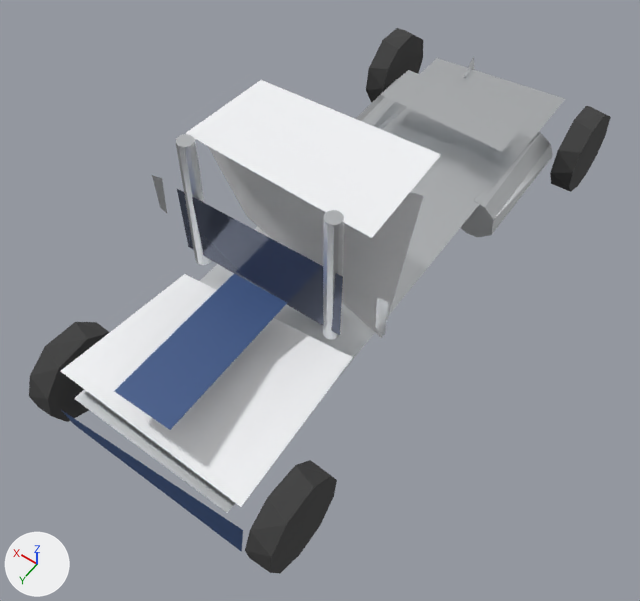
The glTF model models/tractor_lod1.glb: old version first, new version second.
Both versions are drawn from a 50 mm lens placed at (-3.85, 9.36, 8.74), pointed at (-0.23, 4.29, 0.77). The axes (+X, +Y, +Z) are drawn at lower left. The lights are the same throughout. The picture after the commit comes second. Where no turn or scale is listed for an object, it has been applied to the vertices. Vertices at exactly the same position are counted once.

The older version as bpy lines, for what is in view:
```python
me_cylinder = bpy.data.meshes.new('Cylinder')
me_cylinder.from_pydata(...)  # 20 vertices, 36 faces; spans x -1.623..-1.328, y 5.945..7.055, z -0.001..1.095
me_cylinder.materials.append(mat_tirerubber)  # dark grey #3f3f3f
me_cylinder_001 = bpy.data.meshes.new('Cylinder.001')
me_cylinder_001.from_pydata(...)  # 20 vertices, 36 faces; spans x 1.328..1.623, y 5.945..7.055, z -0.001..1.095
me_cylinder_001.materials.append(mat_tirerubber)  # dark grey #3f3f3f
me_cylinder_002 = bpy.data.meshes.new('Cylinder.002')
me_cylinder_002.from_pydata(...)  # 20 vertices, 36 faces; spans x -1.618..-1.332, y -0.577..0.561, z -0.012..1.113
me_cylinder_002.materials.append(mat_tirerubber)  # dark grey #3f3f3f
me_cylinder_003 = bpy.data.meshes.new('Cylinder.003')
me_cylinder_003.from_pydata(...)  # 20 vertices, 36 faces; spans x 1.332..1.618, y -0.577..0.561, z -0.012..1.113
me_cylinder_003.materials.append(mat_tirerubber)  # dark grey #3f3f3f
me_cylinder_005 = bpy.data.meshes.new('Cylinder.005')
me_cylinder_005.from_pydata(...)  # 20 vertices, 36 faces; spans x 0.65..1.26, y 0.4..2.0, z 0.3..0.9
me_cylinder_005.materials.append(mat_barealuminum)  # light grey #dddfe2
ob_fueltankr = bpy.data.objects.new('FuelTankR', me_cylinder_005)
ob_fueltankr.location = (0.0, 0.0, 0.0)
ob_wheeldrivel = bpy.data.objects.new('WheelDriveL', me_cylinder_002)
ob_wheeldrivel.location = (0.0, 0.0, 0.0)
ob_wheeldriver = bpy.data.objects.new('WheelDriveR', me_cylinder_003)
ob_wheeldriver.location = (0.0, 0.0, 0.0)
ob_wheelsteerl = bpy.data.objects.new('WheelSteerL', me_cylinder)
ob_wheelsteerl.location = (0.0, 0.0, 0.0)
ob_wheelsteerr = bpy.data.objects.new('WheelSteerR', me_cylinder_001)
ob_wheelsteerr.location = (0.0, 0.0, 0.0)
# also in view: 'Hood' at (0.0, 5.93, 1.12); 'Sleeper' at (0.0, 4.1, 2.83); 'HoodStripe' at (0.0, 5.93, 1.59); 'StackL' at (-0.85, 4.95, 2.25); 'Chassis' at (0.0, 3.28, 0.85)
```
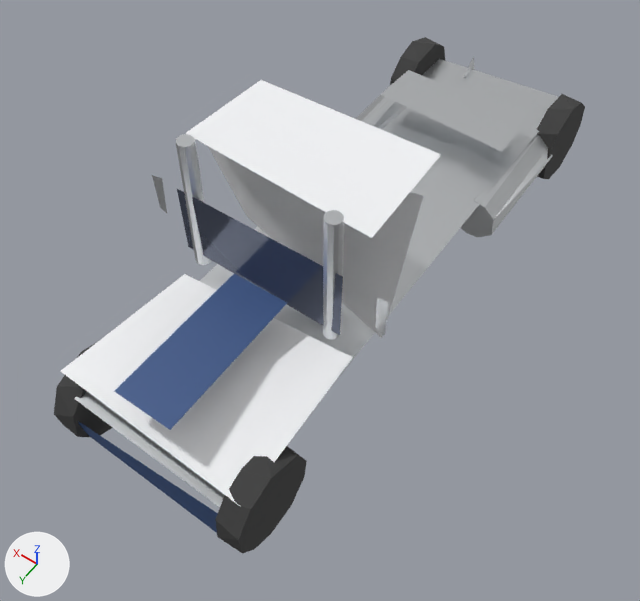
Edits to the bpy script that builds the scene:
```text
Change me_cylinder_002:
    used by ob_wheeldrivel; location = (0.0, 0.0, 0.0)
    remove me_cylinder_002.from_pydata(...)  # 20 vertices, 36 faces; spans x -1.618..-1.332, y -0.577..0.561, z -0.012..1.113
    add me_cylinder_002.from_pydata(...)  # 20 vertices, 36 faces; spans x -0.143..0.143, y -0.572..0.575, z -0.561..0.572
    me_cylinder_002 part 1: 20 vertices removed from x -1.618..-1.332, y -0.577..0.561, z -0.012..1.113
    me_cylinder_002 part 2: 20 vertices added at x -0.143..0.143, y -0.572..0.575, z -0.561..0.572
Change me_cylinder_003:
    used by ob_wheeldriver; location = (0.0, 0.0, 0.0)
    remove me_cylinder_003.from_pydata(...)  # 20 vertices, 36 faces; spans x 1.332..1.618, y -0.577..0.561, z -0.012..1.113
    add me_cylinder_003.from_pydata(...)  # 20 vertices, 36 faces; spans x -0.143..0.143, y -0.575..0.572, z -0.561..0.572
    me_cylinder_003 part 3: 20 vertices removed from x 1.332..1.618, y -0.577..0.561, z -0.012..1.113
    me_cylinder_003 part 4: 20 vertices added at x -0.143..0.143, y -0.575..0.572, z -0.561..0.572
Change me_cylinder:
    used by ob_wheelsteerl; location = (0.0, 0.0, 0.0)
    remove me_cylinder.from_pydata(...)  # 20 vertices, 36 faces; spans x -1.623..-1.328, y 5.945..7.055, z -0.001..1.095
    add me_cylinder.from_pydata(...)  # 20 vertices, 36 faces; spans x -0.148..0.148, y -0.555..0.541, z -0.552..0.563
    me_cylinder part 5: 20 vertices removed from x -1.623..-1.328, y 5.945..7.055, z -0.001..1.095
    me_cylinder part 6: 20 vertices added at x -0.148..0.148, y -0.555..0.541, z -0.552..0.563
Change me_cylinder_001:
    used by ob_wheelsteerr; location = (0.0, 0.0, 0.0)
    remove me_cylinder_001.from_pydata(...)  # 20 vertices, 36 faces; spans x 1.328..1.623, y 5.945..7.055, z -0.001..1.095
    add me_cylinder_001.from_pydata(...)  # 20 vertices, 36 faces; spans x -0.148..0.148, y -0.551..0.555, z -0.552..0.563
    me_cylinder_001 part 7: 20 vertices removed from x 1.328..1.623, y 5.945..7.055, z -0.001..1.095
    me_cylinder_001 part 8: 20 vertices added at x -0.148..0.148, y -0.551..0.555, z -0.552..0.563
Change ob_wheeldrivel:
    ob_wheeldrivel.location: (0.0, 0.0, 0.0) -> (-1.1, 0.0, 0.56)
Change ob_wheeldriver:
    ob_wheeldriver.location: (0.0, 0.0, 0.0) -> (1.1, 0.0, 0.56)
Change ob_wheelsteerl:
    ob_wheelsteerl.location: (0.0, 0.0, 0.0) -> (-1.1, 6.5, 0.55)
Change ob_wheelsteerr:
    ob_wheelsteerr.location: (0.0, 0.0, 0.0) -> (1.1, 6.5, 0.55)
```

Boxes [x1, y1, x2, y2] around the edits, measured in the pictures (640 x 601 px):
'WheelSteerL', reshaped, moved (6% shorter): before [245, 460, 337, 574]; after [215, 446, 307, 553]
'WheelSteerR', reshaped, moved: before [29, 322, 110, 422]; after [54, 342, 113, 437]
'WheelDriveL', reshaped, moved: before [550, 106, 611, 192]; after [537, 94, 585, 179]
'WheelDriveR', reshaped, moved: before [366, 28, 423, 102]; after [390, 37, 445, 85]
part 1 of me_cylinder_002, deleted: before [550, 106, 611, 192]
part 2 of me_cylinder_002, added: after [537, 94, 585, 179]
part 3 of me_cylinder_003, deleted: before [366, 28, 423, 102]
part 4 of me_cylinder_003, added: after [390, 37, 445, 85]
part 5 of me_cylinder, deleted: before [245, 460, 337, 574]
part 6 of me_cylinder, added: after [215, 446, 307, 553]
part 7 of me_cylinder_001, deleted: before [29, 322, 110, 422]
part 8 of me_cylinder_001, added: after [54, 342, 113, 437]
